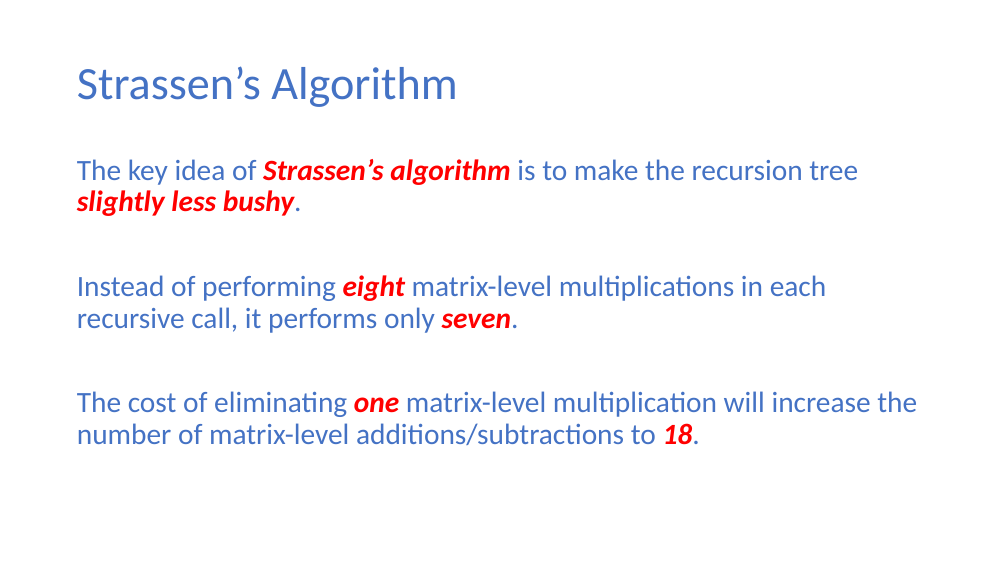
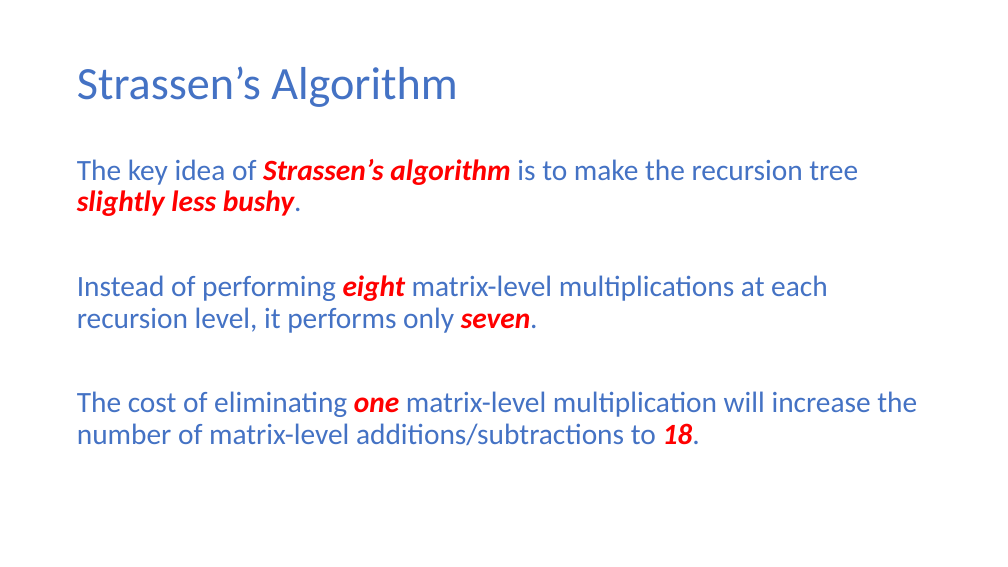
Before and after one commit to ekkapotc/EA, a slide deck: slide 34 of Lectures/Lecture 6.pptx. Drawn at 1008x567 pixels with LibreOffice and Linux fonts; fonts in the diff are those of the drawing. Boxes give left, top, right and bottom in pixels: in the first picture for what was removed or moved away, otherwise in the second. Text is boxed around its words. In the diff, an @@ line names an element or a change of style, - is before the commit and + after.

```diff
--- a/Lectures/Lecture 6.pptx
+++ b/Lectures/Lecture 6.pptx
@@ text at <box>77,275,828,333</box>: text changed @@
-Instead of performing eight matrix-level multiplications in each recursive call, it performs only seven.
+Instead of performing eight matrix-level multiplications at each recursion level, it performs only seven.
```
Also in this commit, not shown: 1 other file.
